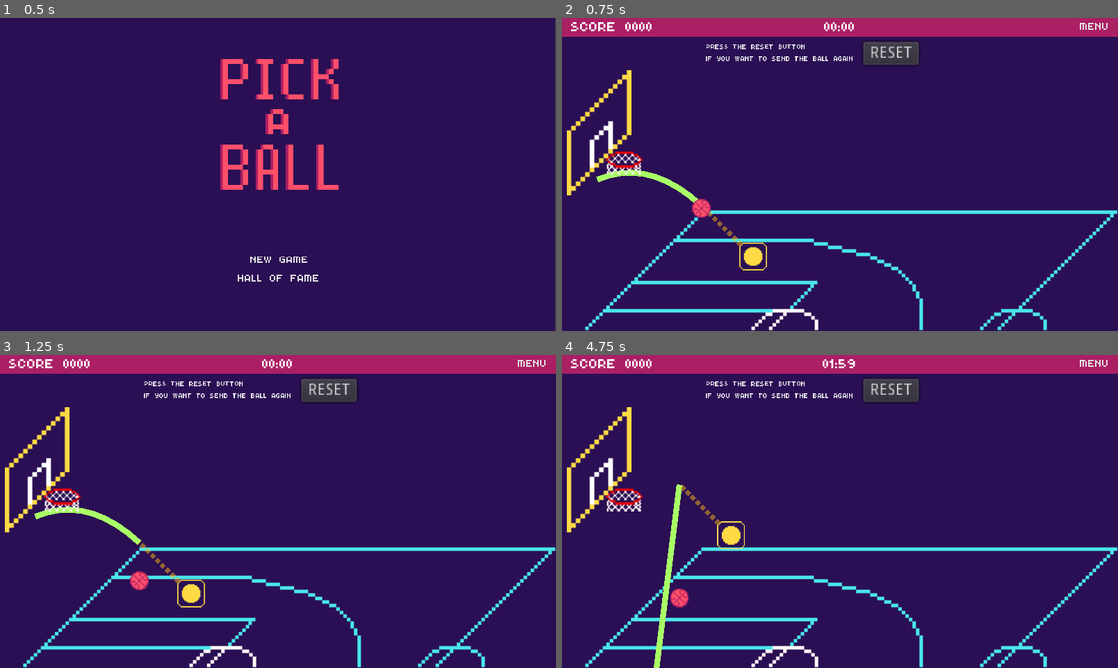
Above: before the commit, frames 1-4 (two rows, left to right).
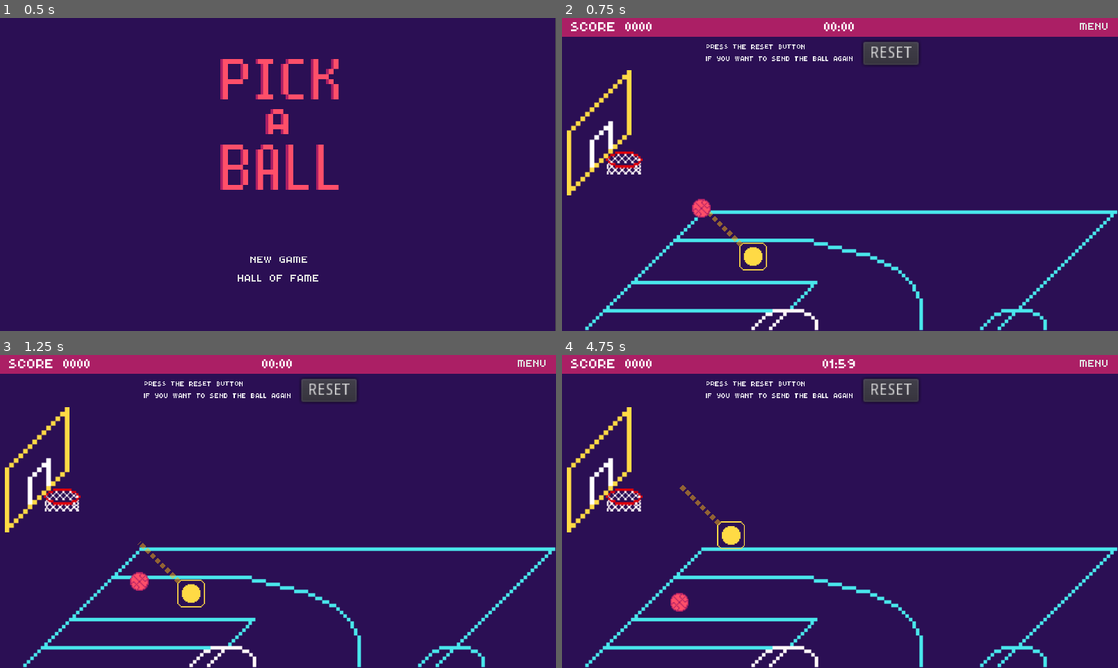
Above: after the commit, the same moments.

Repository: kerodekroma/pickaball-godot
Game: Godot game, scene res://scenes/welcome.tscn
Two runs of this game, one before a commit and one after it. Both use one fixed random seed, a clock stepped at 60 frames per second and the inputs below.
Inputs (mouse positions are in pixels of both pictures, inside the frame that each line leads up to):
- Up to frame 1 (0.5 s): no input
- Up to frame 2 (0.75 s): click "NEW GAME" at 0.5 s
- Up to frame 3 (1.25 s): no input
- Up to frame 4 (4.75 s): click "RESET" at 1.25 s; click "MENU" at 2 s; click "PLAY AGAIN" at 2.75 s; click "YES" at 3.5 s; move the mouse to (962, 495) at 4.27 s; click (962, 495) at 4.42 s

Frame 1 is identical in both runs. In frame 2, 0.3% of the frame differs, in the area x 6-25%, y 48-60%; in frame 3, 0.4%; in frame 4, 0.8%, in the area x 16-23%, y 41-100%.

Commit message:
wip: rendering projection when the control is moving

Diff:
--- a/entities/Ball/Ball.tscn
+++ b/entities/Ball/Ball.tscn
@@ -16,6 +16,8 @@
 contacts_reported = 1
 contact_monitor = true
 sleeping = true
+linear_damp = 0.0
+angular_damp = 0.0
 script = ExtResource( 2 )
 __meta__ = {
 "_edit_group_": true
--- a/entities/Control/Control.gd
+++ b/entities/Control/Control.gd
@@ -30,6 +30,7 @@
 	$Sprite.scale.y = 1
 	$Sprite.scale.x = 1
 	$Sprite.position = initial_sprite_position
+	on_drag()
 	emit_signal("control_released", Vector2(delta_drag_x, delta_drag_y))
 
 func _input(event):
@@ -41,9 +42,12 @@
 
 		if event is InputEventScreenDrag:
 			touch_pos = event.get_position()
-			delta_drag_x = touch_pos.x - delta_x
-			delta_drag_y = touch_pos.y - delta_y
-			var force = Vector2(delta_drag_x, delta_drag_y)
-			#using clamped limits a vector longitude
-			$Sprite.set_position(force.clamped(MAX_DISTANCE))
+			on_drag()
 			emit_signal("control_is_dragging", $Sprite.position)
+
+func on_drag():
+	delta_drag_x = touch_pos.x - delta_x
+	delta_drag_y = touch_pos.y - delta_y
+	var force = Vector2(delta_drag_x, delta_drag_y)
+	#using clamped limits a vector longitude
+	$Sprite.set_position(force.clamped(MAX_DISTANCE))
--- a/scenes/Main.tscn
+++ b/scenes/Main.tscn
@@ -57,7 +57,9 @@
 z_index = 100
 
 [node name="BallProjection" type="Line2D" parent="."]
-default_color = Color( 0.658824, 1, 0.4, 1 )
+default_color = Color( 1, 0.854902, 0.270588, 0.482353 )
+texture = ExtResource( 8 )
+texture_mode = 1
 
 [node name="RubberControl" type="Line2D" parent="."]
 width = 12.0
--- a/scripts/Main.gd
+++ b/scripts/Main.gd
@@ -9,6 +9,9 @@
 var current_score = 0
 var timer_reload_ball_and_control_instance = Timer.new()
 var is_ball_outside_the_screen = false
+var is_ball_released = false
+var is_control_dragging = false
+var projection_points = 40
 
 func _ready():
 	$Basket.setup_goal_area()
@@ -18,8 +21,6 @@
 	#setting rubber control
 	$RubberControl.add_point(ball_instance.position, 0.2)
 	$RubberControl.add_point(control_instance.position + Vector2(30, 30), 0.2)
-	# setting the projection
-	create_ball_projection()
 
 func _input(event):
 	if event.is_action_pressed("ui_pause"):
@@ -36,6 +37,12 @@
 
 	if ball_instance.position.x > -64 && is_ball_outside_the_screen:
 		is_ball_outside_the_screen = false
+
+func _physics_process(delta):
+	for ball_node in get_tree().get_nodes_in_group("ball_player"):
+		if is_ball_released == false:
+			#create_ball_projection(ball_node, control_instance.position * -1, 0.016)
+			pass
 
 func _on_Button_pressed():
 	create_ball_and_control()
@@ -50,9 +57,11 @@
 func create_ball():
 	if ball_instance != null:
 		remove_child(ball_instance)
+	is_ball_released = false
 
 	ball_instance = ball.instance()
 	ball_instance.position = Globals.generate_ball_position()
+	ball_instance.add_to_group("ball_player")
 
 	var has_error = ball_instance.connect("ball_touched_ring", self, "_on_ball_touched_ring")
 	if has_error != 0:
@@ -64,7 +73,7 @@
 	control_instance = control.instance()
 	# initial position in the 2d preview: 768, 310
 	control_instance.position = Globals.generate_control_position(ball_instance.position)
-
+	control_instance.add_to_group("control_player")
 	if control_instance.connect("control_is_dragging", self, "_on_control_is_dragging") != 0:
 		print("ERROR connecting with the control_is_dragging event")
 
@@ -92,16 +101,28 @@
 	print("START TIMER", value)
 
 func _on_control_is_dragging(position):
+	print("_on_control_is_dragging:position", position)
+	is_control_dragging = true
 	#updating rubber control
 	$RubberControl.points[0] = control_instance.position + position
 
+	#updating projection
+	$BallProjection.clear_points()
+	create_ball_projection(ball_instance, position, 0.016)
+
+
 func _on_control_released(direction):
-	ball_instance.apply_torque_impulse(10000)
-	ball_instance.apply_impulse(Vector2.ZERO, direction * -50)
+	# ball_instance.apply_torque_impulse(1000)
+	is_ball_released = true
+	is_control_dragging = false
+	print("_on_control_released:direction", direction)
+	ball_instance.apply_central_impulse(direction * -50)
 	remove_child(control_instance)
 	create_reload_timer(time_to_reload_when_it_fails)
 	# rubber clean
 	$RubberControl.clear_points()
+	# Projection clean
+	$BallProjection.clear_points()
 
 func _on_ball_touched_ring():
 	print("more time please!")
@@ -130,20 +151,26 @@
 	$RubberControl.clear_points()
 	$RubberControl.add_point(ball_instance.position, 0.2)
 	$RubberControl.add_point(control_instance.position + Vector2(30, 30), 0.2)
-	create_ball_projection()
+	$BallProjection.clear_points()
+
 
 #Refs
 # https://github.com/kerodekroma/pickaball/blob/ba90ca2a53f69ea25c215cb0d91fb6e519b8b976/src/objects/arrow.object.ts#L150
 # https://github.com/MrEliptik/godot_experiments/blob/master/2D/destructible_terrain/scenes/game.gd
-func create_ball_projection():
-	var delta = Engine.get_frames_per_second()
+func create_ball_projection(ball_instance, impulse, delta):
+	if projection_points == $BallProjection.points.size():
+		return
+
 	$BallProjection.clear_points()
 	var ball_pos = ball_instance.position
-	var vel = Vector2(-20, -20)
-	for i in 10:
+	var gravity = Vector2(0, 3)
+	var _force = gravity + impulse
+	var vel = _force * delta
+
+	for i in projection_points:
 		$BallProjection.add_point(ball_pos)
-		vel.y += 3 * delta
-		ball_pos += vel * delta
+		vel += gravity * (0.01 + delta)
+		ball_pos += vel
 
 func _on_HUD_on_btn_menu_pressed():
 	# useful info: https://docs.godotengine.org/en/3.4/tutorials/scripting/pausing_games.html#pause
